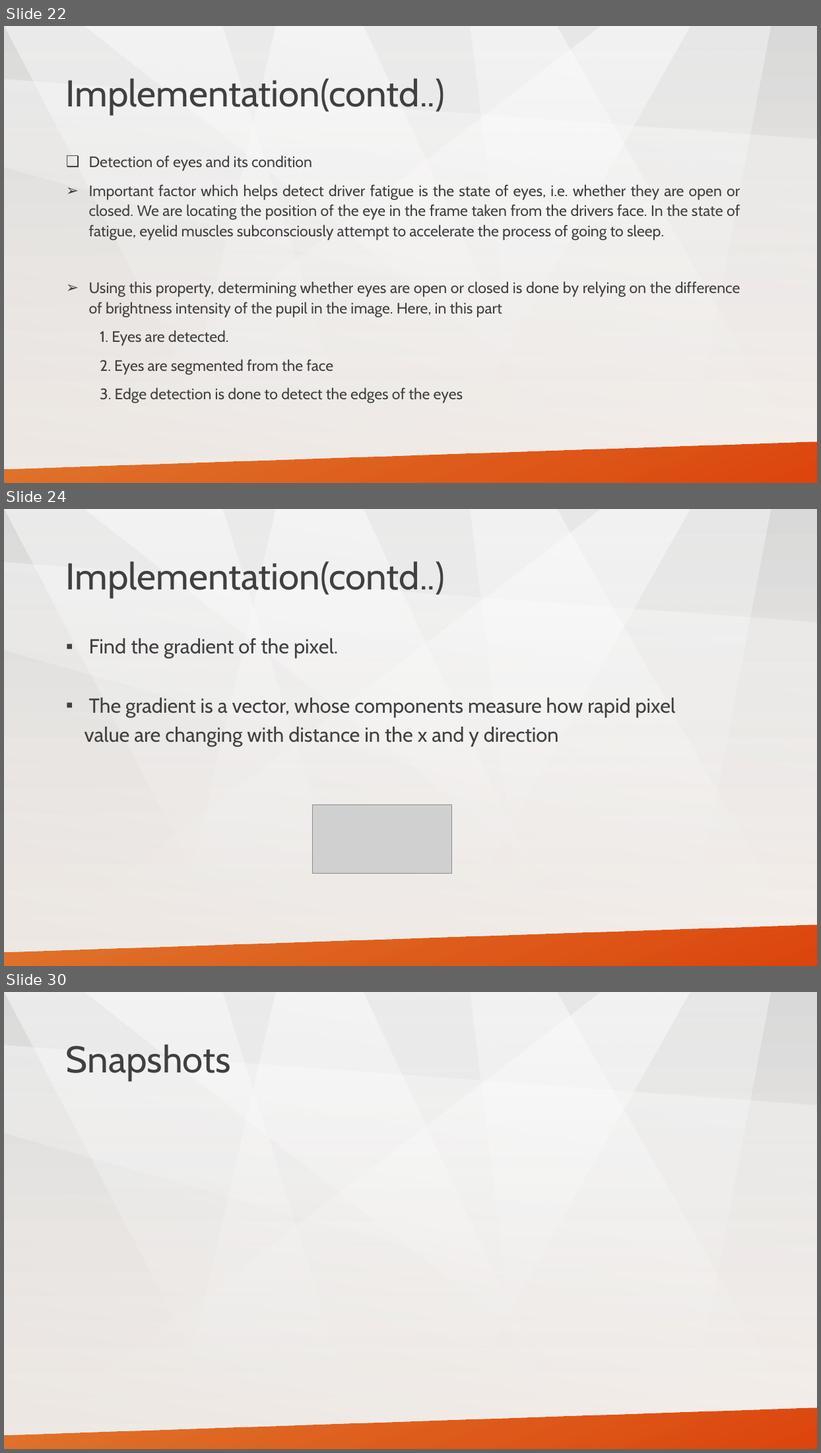
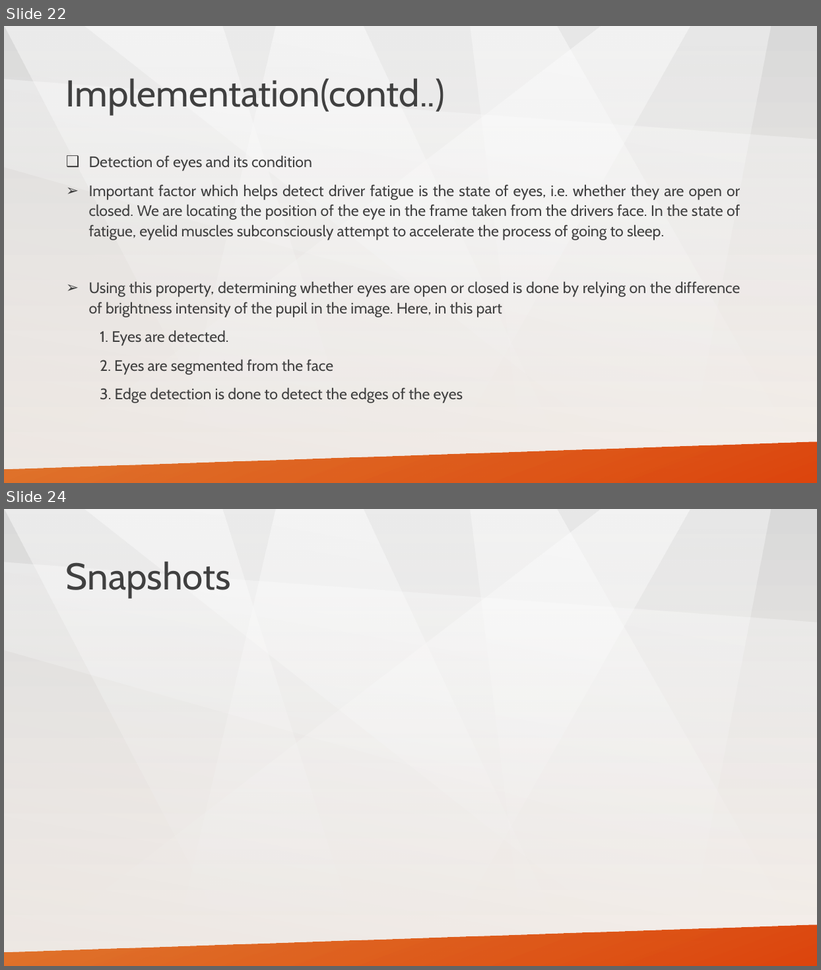
Before and after one commit to tathagatnawadia/Project-YellowPanda, a slide deck: Presentation/project_yellowpanda.pptx. Shown one above the other, each under a label of ours: slides 22, 24 and 30 before the commit, slides 22 and 24 after it; the slides between them are not shown. The pictures are 821x1453 and 821x970 pixels, drawn with LibreOffice and Linux fonts; fonts in the diff are those of the drawing; grey boxes stand for pictures. Boxes give left, top, right and bottom in pixels: in the first picture for what was removed or moved away, otherwise in the second. Text is boxed around its words. In the diff, an @@ line names an element or a change of style, - is before the commit and + after.

```diff
--- a/Presentation/project_yellowpanda.pptx
+++ b/Presentation/project_yellowpanda.pptx
@@ slide 24 removed at [4, 509, 817, 966], background gradient #D9D9D9 to #FCF5EF; not listed: 8 template elements that a slide beside it also shows @@
@@ title removed at [66, 561, 445, 598] @@
-Implementation(contd..)
@@ text removed at [85, 638, 676, 747] @@
-▪ Find the gradient of the pixel.
-▪ The gradient is a vector, whose components measure how rapid pixel
-value are changing with distance in the x and y direction
@@ picture removed at [313, 805, 451, 873] @@
@@ what was slide 30 is now slide 24 @@
```
Also in this commit, not shown: 6 slides changed, 4 slides added, 9 other slides removed.
